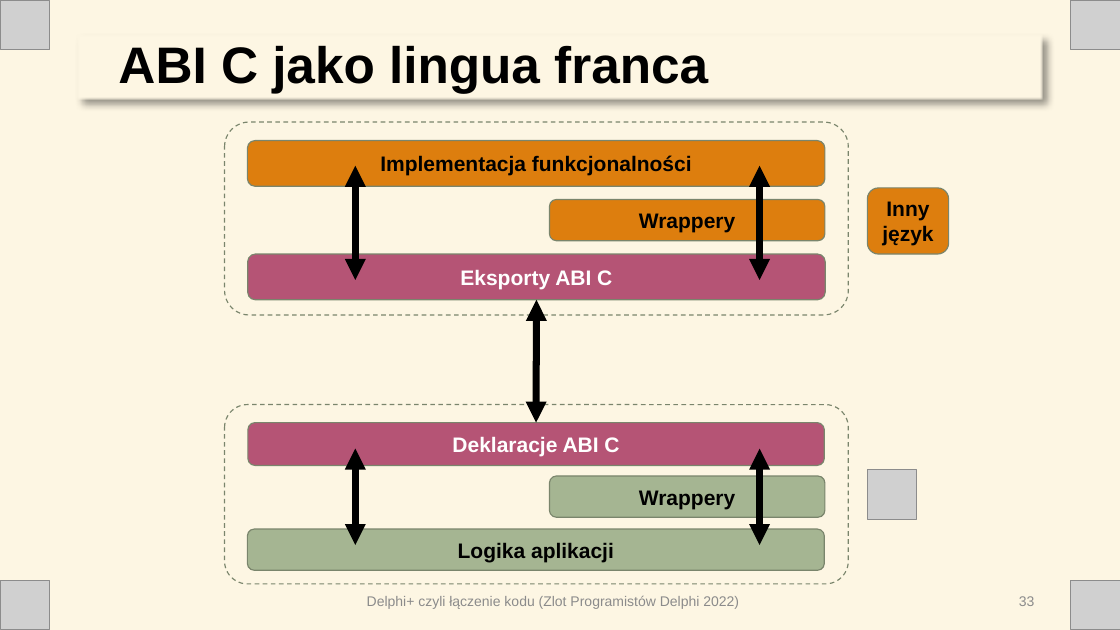
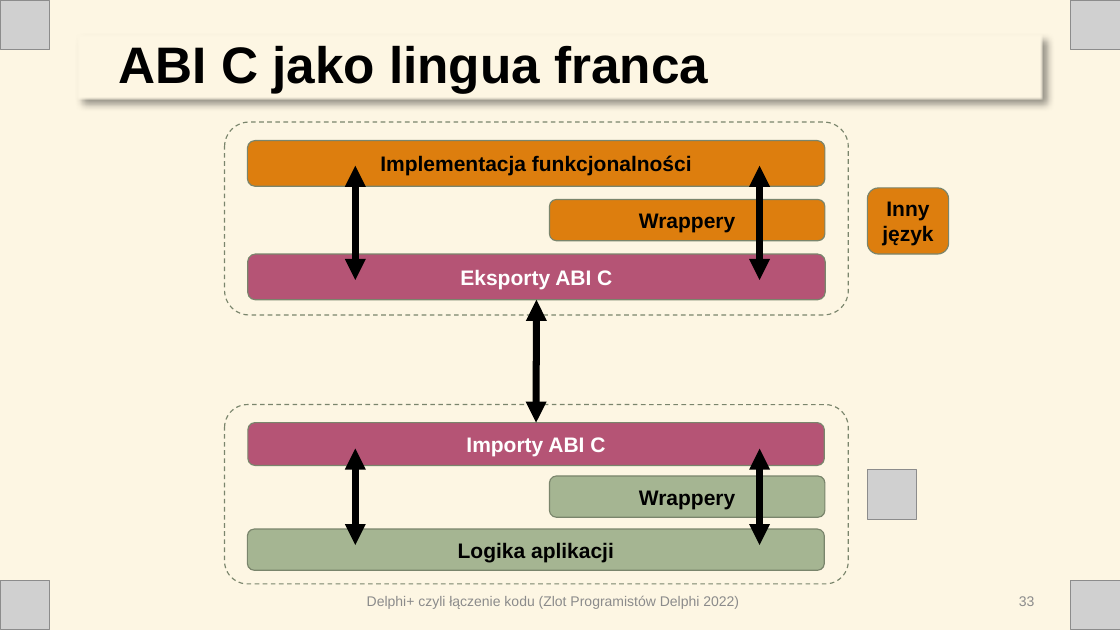
Before and after one commit to ttyrakow/zlot22, a slide deck: slide 33 of prezentacja/DelphiPlus.pptx. Drawn at 1120x630 pixels with LibreOffice and Linux fonts; fonts in the diff are those of the drawing; grey boxes stand for pictures. Boxes give left, top, right and bottom in pixels: in the first picture for what was removed or moved away, otherwise in the second. Text is boxed around its words. In the diff, an @@ line names an element or a change of style, - is before the commit and + after.

```diff
--- a/prezentacja/DelphiPlus.pptx
+++ b/prezentacja/DelphiPlus.pptx
@@ text in rounded rectangle at [466,437,605,456]: text changed @@
-Deklaracje ABI C
+Importy ABI C
```
Also in this commit, not shown: 5 other slides changed, 10 other files.
